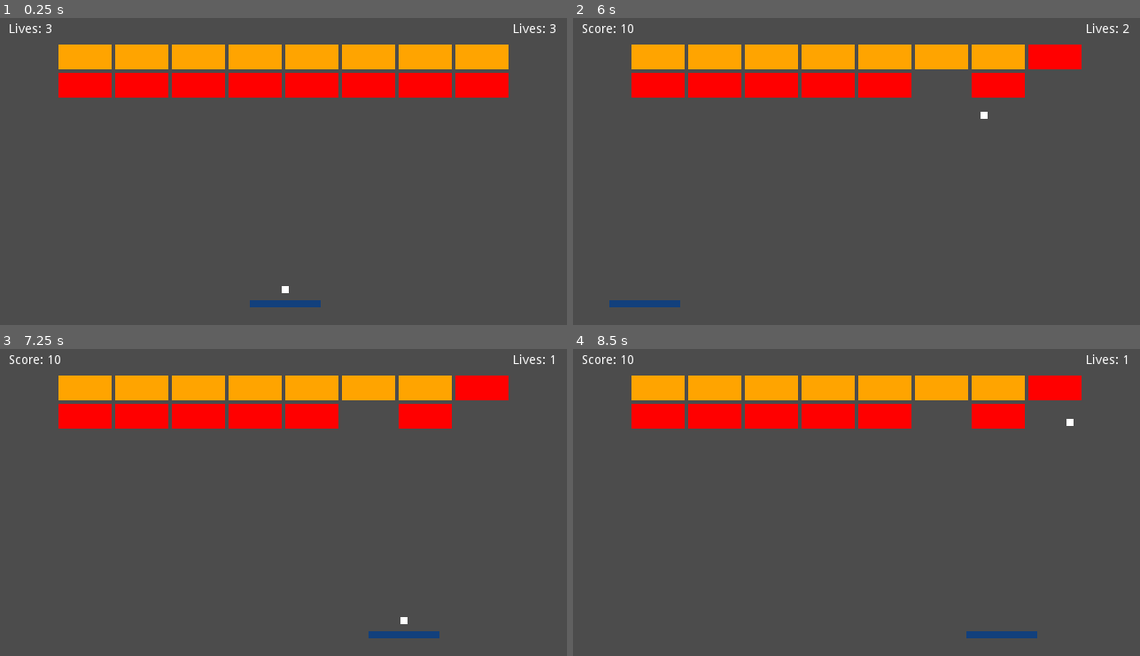
Above: before the commit, frames 1-4 (two rows, left to right).
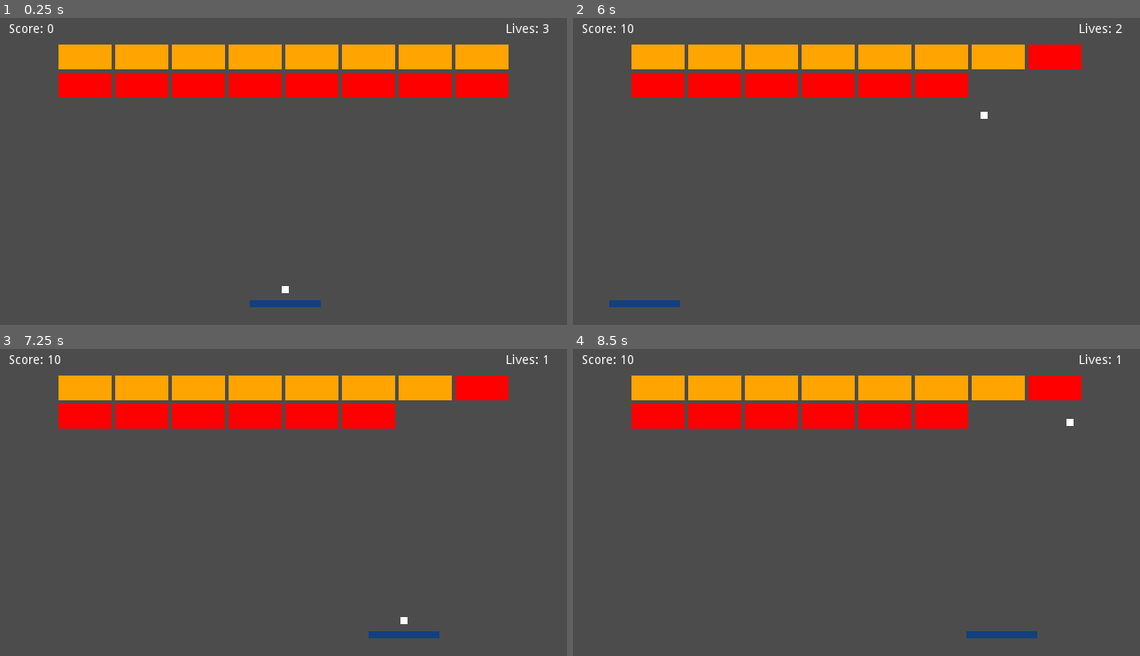
Above: after the commit, the same moments.

Repository: Boyquotes/godot-bricks
Game: Godot game, scene res://levels/World.tscn
Two runs of this game, one before a commit and one after it. Both use one fixed random seed, a clock stepped at 60 frames per second and the inputs below.
Inputs:
- Up to frame 1 (0.25 s): no input
- Up to frame 2 (6 s): tap Enter (ui_accept) at 0.5, 1.35, 1.52, 1.82, 2.85, 3.02, 3.32, 4.35, 4.52, 4.82, 5.85 s; hold Right (ui_right) 0.53-1.28 s; hold Enter (ui_accept) 0.53-1.28 s; hold Left (ui_left) 1.28-2.03 s; hold Enter (ui_accept) 2.03-2.78 s; hold Right (ui_right) 2.03-3.53 s; hold Enter (ui_accept) 3.53-4.28 s; hold Left (ui_left) 3.53-5.78 s; hold Enter (ui_accept) 5.03-5.78 s; hold Right (ui_right) from 5.78 s (still down)
- Up to frame 3 (7.25 s): keep holding Right (ui_right); tap Enter (ui_accept) at 6.02, 6.32 s; hold Enter (ui_accept) from 6.53 s (still down)
- Up to frame 4 (8.5 s): release Enter (ui_accept) at 7.28 s; tap Enter (ui_accept) at 7.35, 7.52, 7.82 s; release Right (ui_right) at 8.03 s; hold Left (ui_left) from 8.03 s (still down); hold Enter (ui_accept) from 8.03 s (still down)

The runs differ from the first frame. In frame 1, 0.2% of the frame differs, in the area x 1-98%, y 1-5%; in frame 2, 1.6%, in the area x 60-99%, y 1-26%; in frame 3, 1.6%; in frame 4, 1.6%.

Commit message:
Adding a game over screen and way to restart game

Diff:
--- /dev/null
+++ b/gui/HUD.gd
@@ -0,0 +1,15 @@
+extends MarginContainer
+
+signal restart
+
+func update_score(value):
+  $VBoxContainer/HBoxContainer/Score.text = "Score: %s" % value
+
+func update_lives(value):
+  $VBoxContainer/HBoxContainer/Lives.text = "Lives: %s" % value
+
+func game_over():
+  $VBoxContainer/GameOver.show()
+
+func _on_Button_pressed():
+  emit_signal("restart")
--- a/gui/HUD.tscn
+++ b/gui/HUD.tscn
@@ -1,30 +1,64 @@
-[gd_scene format=2]
+[gd_scene load_steps=2 format=2]
+
+[ext_resource path="res://gui/HUD.gd" type="Script" id=1]
 
 [node name="HUD" type="MarginContainer"]
 anchor_right = 1.0
-margin_right = 638.0
-margin_bottom = 34.0
+anchor_bottom = 1.0
 size_flags_horizontal = 2
 custom_constants/margin_right = 10
 custom_constants/margin_top = 10
 custom_constants/margin_left = 10
 custom_constants/margin_bottom = 10
+script = ExtResource( 1 )
 
-[node name="HBoxContainer" type="HBoxContainer" parent="."]
+[node name="VBoxContainer" type="VBoxContainer" parent="."]
 margin_left = 10.0
 margin_top = 10.0
-margin_right = 628.0
-margin_bottom = 24.0
+margin_right = 630.0
+margin_bottom = 350.0
+
+[node name="HBoxContainer" type="HBoxContainer" parent="VBoxContainer"]
+margin_right = 620.0
+margin_bottom = 14.0
 size_flags_horizontal = 3
 
-[node name="Score" type="Label" parent="HBoxContainer"]
-margin_right = 565.0
+[node name="Score" type="Label" parent="VBoxContainer/HBoxContainer"]
+margin_right = 567.0
 margin_bottom = 14.0
 size_flags_horizontal = 3
 text = "Score: 0"
 
-[node name="Lives" type="Label" parent="HBoxContainer"]
-margin_left = 569.0
-margin_right = 618.0
+[node name="Lives" type="Label" parent="VBoxContainer/HBoxContainer"]
+margin_left = 571.0
+margin_right = 620.0
 margin_bottom = 14.0
 text = "Lives: 3"
+
+[node name="GameOver" type="CenterContainer" parent="VBoxContainer"]
+visible = false
+margin_top = 18.0
+margin_right = 620.0
+margin_bottom = 340.0
+size_flags_vertical = 3
+
+[node name="VBoxContainer" type="VBoxContainer" parent="VBoxContainer/GameOver"]
+margin_left = 260.0
+margin_top = 134.0
+margin_right = 359.0
+margin_bottom = 188.0
+custom_constants/separation = 20
+
+[node name="Label" type="Label" parent="VBoxContainer/GameOver/VBoxContainer"]
+margin_right = 99.0
+margin_bottom = 14.0
+text = "Game Over"
+align = 1
+
+[node name="Restart" type="Button" parent="VBoxContainer/GameOver/VBoxContainer"]
+pause_mode = 2
+margin_top = 34.0
+margin_right = 99.0
+margin_bottom = 54.0
+text = "Restart Game"
+[connection signal="pressed" from="VBoxContainer/GameOver/VBoxContainer/Restart" to="." method="_on_Button_pressed"]
--- a/levels/World.gd
+++ b/levels/World.gd
@@ -4,17 +4,18 @@
 var lives = 3 setget set_lives
 
 func _ready():
-  $HUD/HBoxContainer/Score.text = "Score: %s" % score
-  $HUD/HBoxContainer/Score.text = "Lives: %s" % lives
+  $HUD.update_score(score)
+  $HUD.update_lives(lives)
+  get_tree().paused = false
   $Paddle.respawn()
 
 func set_score(_value):
   score = _value
-  $HUD/HBoxContainer/Score.text = "Score: %s" % score
+  $HUD.update_score(score)
 
 func set_lives(_value):
   lives = _value
-  $HUD/HBoxContainer/Lives.text = "Lives: %s" % lives
+  $HUD.update_lives(lives)
 
 func _on_Brick_broke():
   set_score(score + 5)
@@ -22,6 +23,10 @@
 func on_Ball_offscreen():
   set_lives(lives - 1)
   if lives <= 0:
-    print("game over")
+    get_tree().paused = true
+    $HUD.game_over()
   else:
     $Paddle.respawn()
+
+func _on_HUD_restart():
+  get_tree().reload_current_scene()
--- a/levels/World.tscn
+++ b/levels/World.tscn
@@ -18,6 +18,7 @@
 polygon = PoolVector2Array( 0, 384, 0, 0, 640, 0, 640, 384, 704, 384, 704, -64, -64, -64, -64, 384 )
 
 [node name="Bricks" type="Node2D" parent="."]
+editor/display_folded = true
 
 [node name="Brick" parent="Bricks" instance=ExtResource( 3 )]
 position = Vector2( 96, 48 )
@@ -76,6 +77,8 @@
 position = Vector2( 96, 80 )
 
 [node name="HUD" parent="." instance=ExtResource( 4 )]
+margin_right = 630.0
+margin_bottom = 368.0
 [connection signal="broke" from="Bricks/Brick" to="." method="_on_Brick_broke"]
 [connection signal="broke" from="Bricks/Brick2" to="." method="_on_Brick_broke"]
 [connection signal="broke" from="Bricks/Brick4" to="." method="_on_Brick_broke"]
@@ -92,3 +95,4 @@
 [connection signal="broke" from="Bricks/Brick8" to="." method="_on_Brick_broke"]
 [connection signal="broke" from="Bricks/Brick9" to="." method="_on_Brick_broke"]
 [connection signal="broke" from="Bricks/Brick10" to="." method="_on_Brick_broke"]
+[connection signal="restart" from="HUD" to="." method="_on_HUD_restart"]
